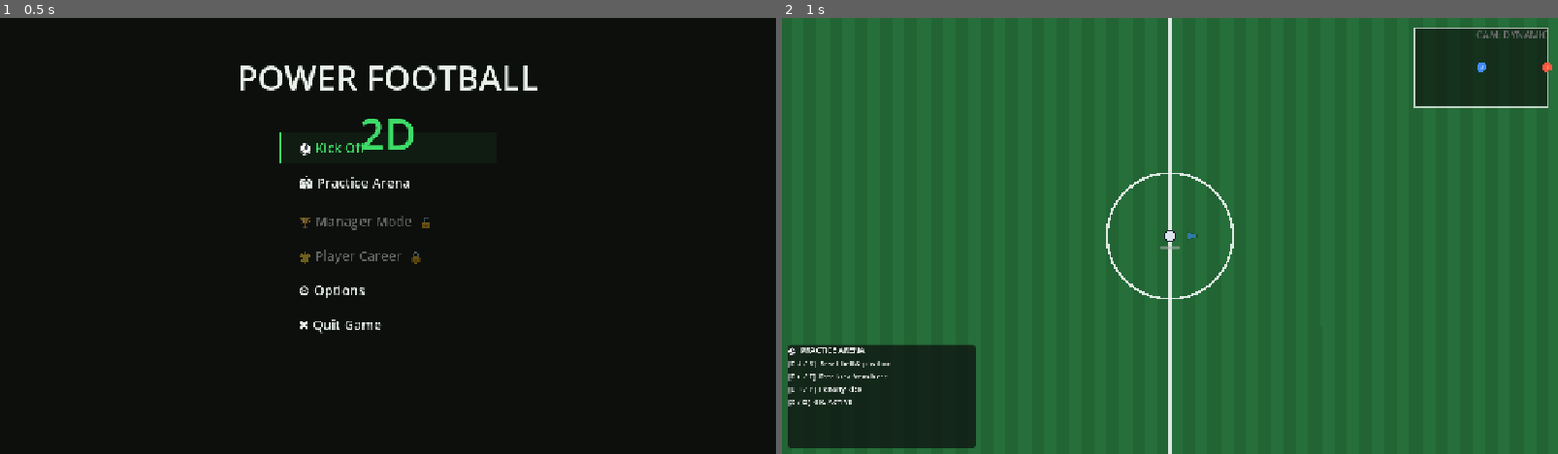
Above: before the commit, frames 1-2 (left to right).
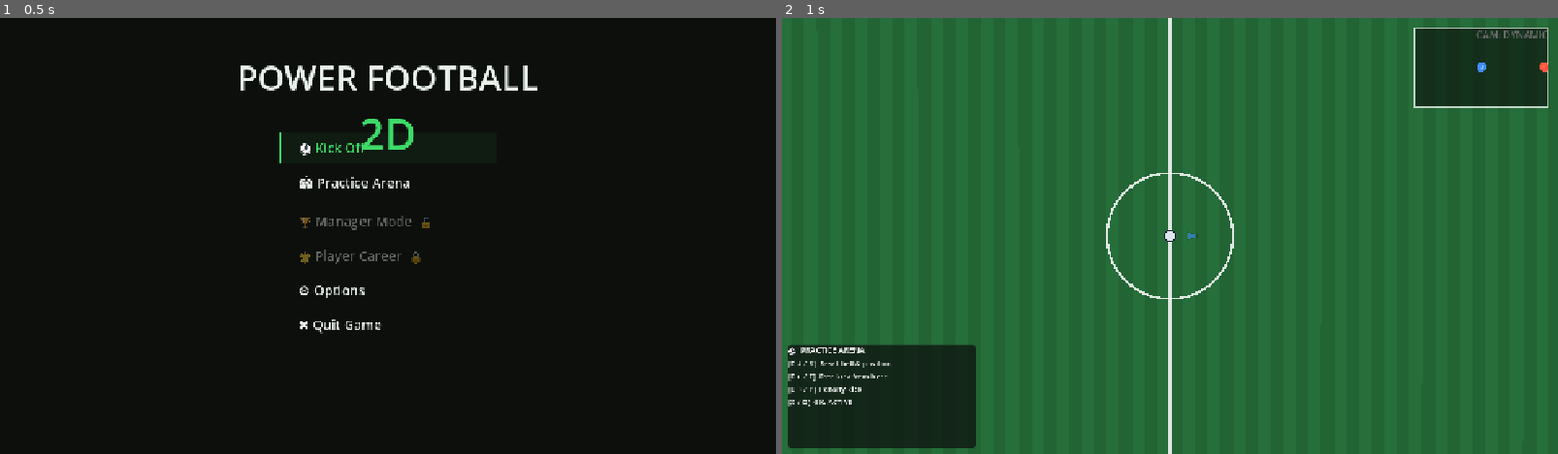
Above: after the commit, the same moments.

Repository: RidgeBridgeStudios/PowerFootball-2D
Game: Godot game, scene res://ui/MainMenu.tscn
Two runs of this game, one before a commit and one after it. Both use one fixed random seed, a clock stepped at 60 frames per second and the inputs below.
Inputs:
- Up to frame 1 (0.5 s): no input
- Up to frame 2 (1 s): click "🏟 Practice Arena" at 0.5 s

Frame 1 is identical in both runs. In frame 2, less than 0.1% of the frame differs, in the area x 48-100%, y 10-54%.
Error after the commit: Parse Error: Invalid operands "PlayerState" and "StringName" for "==" operator. (res://entities/player/PlayerBrain.gd:415)

Commit message:
Overhaul throw-ins and camera bounds

Diff:
--- a/entities/player/PlayerBrain.gd
+++ b/entities/player/PlayerBrain.gd
@@ -411,7 +411,11 @@
 func _physics_process(delta: float) -> void:
 	if player == null or ball == null or player.is_user_controlled:
 		return
-	if not GameManager.is_in_play():
+	var is_throw_in_taker: bool = false
+	if player.state_factory != null and player.state_factory.current_state == &"ThrowIn":
+		is_throw_in_taker = true
+
+	if not GameManager.is_in_play() and not is_throw_in_taker:
 		player.movement_intent = Vector2.ZERO
 		return
 
@@ -614,8 +618,9 @@
 
 	ctx.dist_to_ball = player.global_position.distance_to(ball.global_position) if ball != null else INF
 	ctx.stamina_ratio = player.get_stamina_ratio()
-	ctx.team_has_ball = _team_has_ball()
-	ctx.is_possessor  = ball != null and ball.possessor == player
+	var is_throw_in_taker: bool = player != null and player.state_factory != null and player.state_factory.current_state == &"ThrowIn"
+	ctx.team_has_ball = _team_has_ball() or is_throw_in_taker
+	ctx.is_possessor  = (ball != null and ball.possessor == player) or is_throw_in_taker
 	ctx.sprint_locked = player.sprint_locked
 
 	# Forward direction toward the opponent goal. Team A attacks toward +X.
@@ -808,6 +813,13 @@
 
 	if ctx.pressure > 0.85 and ctx.eff_composure < 0.45:
 		return &"PanicClear"
+
+	var is_throw_in_taker: bool = player != null and player.state_factory != null and player.state_factory.current_state == &"ThrowIn"
+	if is_throw_in_taker:
+		if ctx.open_teammate_exists:
+			return &"Pass"
+		else:
+			return &"FindSpace"
 
 	# --- Utility scoring ---
 	# Hard guards above have already filtered out PanicClear.
@@ -1678,7 +1690,8 @@
 		_blend_timer = maxf(_blend_timer - delta, 0.0)
 
 	# --- Pass execution ---
-	if current_action == &"Pass" and _cached_pass_target != null and is_instance_valid(_cached_pass_target):
+	var is_throw_in_taker: bool = player != null and player.state_factory != null and player.state_factory.current_state == &"ThrowIn"
+	if current_action == &"Pass" and _cached_pass_target != null and is_instance_valid(_cached_pass_target) and not is_throw_in_taker:
 		if player.global_position.distance_to(ball.global_position) < 80.0 and player.get_ball_in_foot_range() != null:
 			var lead_pos: Vector2 = _cached_pass_target.global_position + _cached_pass_target.velocity * 0.3
 			var aim: Vector2 = (lead_pos - ball.global_position).normalized()
--- a/entities/player/states/ThrowInState.gd
+++ b/entities/player/states/ThrowInState.gd
@@ -64,22 +64,28 @@
 	if _released:
 		return MOVE if player.movement_intent.length() > 0.05 else IDLE
 
-	# CPU takers have no button to hold. Wait one beat, then release at half
-	# charge rather than reading Input directly, which would pick up the
-	# human's device instead.
+	# CPU takers use PlayerBrain to find a target.
 	if not player.is_user_controlled:
-		_cpu_timer += delta
-		if _cpu_timer >= CPU_THROW_DELAY:
-			charge_ratio = 0.5
-			_held_time = CHARGE_TIME * charge_ratio
-			_release_throw(player)
-			return MOVE if player.movement_intent.length() > 0.05 else IDLE
+		var brain: Node = player.get_node_or_null("PlayerBrain")
+		if brain != null and brain.get("current_action") == &"Pass":
+			_held = true
+			_held_time += delta
+			charge_ratio = clampf(_held_time / CHARGE_TIME, 0.0, 1.0)
+			if charge_ratio >= 0.5:
+				_release_throw(player)
+				return MOVE if player.movement_intent.length() > 0.05 else IDLE
+		else:
+			_held = false
+			charge_ratio = 0.0
 		return &""
 
 	if wants(player, &"action_kick"):
 		_held = true
 		_held_time += delta
 		charge_ratio = clampf(_held_time / CHARGE_TIME, 0.0, 1.0)
+		if charge_ratio >= 1.0:
+			_release_throw(player)
+			return MOVE if player.movement_intent.length() > 0.05 else IDLE
 	elif _held:
 		_release_throw(player)
 		return MOVE if player.movement_intent.length() > 0.05 else IDLE
@@ -88,8 +94,10 @@
 
 
 func physics_process(player: HeavyPlayerController, delta: float) -> void:
-	# Planted: friction only, same as the charge-kick wind-up.
-	player.apply_kinematic_weight(Vector2.ZERO, delta)
+	# Project the movement vector so the player can ONLY move parallel to the touchline.
+	var intent: Vector2 = player.movement_intent
+	intent.y = 0.0
+	player.apply_kinematic_weight(intent, delta)
 
 
 func _release_throw(player: HeavyPlayerController) -> void:
@@ -113,12 +121,31 @@
 	var aim: Vector2 = Vector2.ZERO
 	if player.is_user_controlled:
 		aim = InputHelper.get_aim_vector()
+	else:
+		var brain: Node = player.get_node_or_null("PlayerBrain")
+		if brain != null and brain.get("_cached_pass_target") != null:
+			var target = brain.get("_cached_pass_target")
+			aim = (target.global_position + target.velocity * 0.3) - player.global_position
 	if aim == Vector2.ZERO:
 		aim = player.facing_direction
 
 	var speed: float = lerpf(MIN_SPEED, MAX_SPEED, charge_ratio)
-	# Flat trajectory is the point of a throw-in — impulse_z stays 0.
-	ball.apply_kick(aim.normalized() * speed, 0.0, player)
+	# Apply 3D impulse so the ball is lobbed into play
+	var z_impulse: float = lerpf(150.0, 350.0, charge_ratio)
+	ball.apply_kick(aim.normalized() * speed, z_impulse, player)
+
+	if not player.is_user_controlled:
+		var brain: Node = player.get_node_or_null("PlayerBrain")
+		if brain != null and brain.get("_cached_pass_target") != null:
+			var target = brain.get("_cached_pass_target")
+			var trust_sys = player.get_trust_system() if player.has_method("get_trust_system") else null
+			if trust_sys != null:
+				trust_sys.register_pass(TrustSystem.player_key(target))
+			var target_brain = target.get_node_or_null("PlayerBrain")
+			if target_brain != null:
+				target_brain.set("_pass_lock_timer", 0.35)
+				target_brain.set("_pass_lock_passer", ball.possessor)
+
 	player.show_action_text("THROW")
 	GameEvents.ball_struck.emit(player, speed, charge_ratio, false)
 	MatchStatsTracker.record_pass_attempt(player, MatchStatsTracker.is_pass_toward_teammate(player, aim))
--- a/pitch/MatchCamera.gd
+++ b/pitch/MatchCamera.gd
@@ -37,6 +37,9 @@
 ## Starting mode. Override in the Inspector or via set_mode() at runtime.
 @export var initial_mode: Mode = Mode.DYNAMIC
 
+## Margin to allow camera to show out of bounds
+@export var out_of_bounds_margin: float = 150.0
+
 ## ── Zoom levels ──────────────────────────────────────────────────────────────
 
 ## Zoom used in BALL_FOLLOW. Higher value = more zoomed in.
@@ -226,11 +229,12 @@
 func _compute_full_field_zoom() -> float:
 	if _pitch_rect.size == Vector2.ZERO:
 		return 0.52
+	var expanded_rect: Rect2 = _pitch_rect.grow(out_of_bounds_margin)
 	var viewport_size: Vector2 = get_viewport().get_visible_rect().size
 	# 10% padding so the touchlines are not flush with the screen edge.
 	var padding: float = 0.90
-	var zoom_x: float = viewport_size.x / _pitch_rect.size.x * padding
-	var zoom_y: float = viewport_size.y / _pitch_rect.size.y * padding
+	var zoom_x: float = viewport_size.x / expanded_rect.size.x * padding
+	var zoom_y: float = viewport_size.y / expanded_rect.size.y * padding
 	# Use the smaller axis so the full pitch always fits.
 	return minf(zoom_x, zoom_y)
 
@@ -240,12 +244,13 @@
 func _clamp_to_pitch(pos: Vector2) -> Vector2:
 	if _pitch_rect.size == Vector2.ZERO:
 		return pos
+	var expanded_rect: Rect2 = _pitch_rect.grow(out_of_bounds_margin)
 	var viewport_size: Vector2 = get_viewport().get_visible_rect().size
 	var half_view: Vector2 = viewport_size * 0.5 / zoom
-	var min_pos: Vector2 = _pitch_rect.position + half_view
-	var max_pos: Vector2 = _pitch_rect.end      - half_view
+	var min_pos: Vector2 = expanded_rect.position + half_view
+	var max_pos: Vector2 = expanded_rect.end      - half_view
 	# If the viewport is wider than the pitch (e.g. a near full-field view),
 	# centre on the pitch on that axis rather than clamping.
-	var clamped_x: float = pos.x if half_view.x >= _pitch_rect.size.x * 0.5 else clampf(pos.x, min_pos.x, max_pos.x)
-	var clamped_y: float = pos.y if half_view.y >= _pitch_rect.size.y * 0.5 else clampf(pos.y, min_pos.y, max_pos.y)
+	var clamped_x: float = pos.x if half_view.x >= expanded_rect.size.x * 0.5 else clampf(pos.x, min_pos.x, max_pos.x)
+	var clamped_y: float = pos.y if half_view.y >= expanded_rect.size.y * 0.5 else clampf(pos.y, min_pos.y, max_pos.y)
 	return Vector2(clamped_x, clamped_y)
--- a/pitch/PitchScene.tscn
+++ b/pitch/PitchScene.tscn
@@ -33,7 +33,7 @@
 z_index = -10
 texture = ExtResource("4_turf")
 region_enabled = true
-region_rect = Rect2(0, 0, 1728, 1024)
+region_rect = Rect2(0, 0, 2400, 1400)
 
 [node name="PitchMarkings" type="Node2D" parent="."]
 z_index = -9
--- a/pitch/SetPieceCoordinator.gd
+++ b/pitch/SetPieceCoordinator.gd
@@ -144,12 +144,12 @@
 	var team: int = _opposing_team_of(last_toucher)
 	var rect: Rect2 = _boundary.get_pitch_rect()
 	var clamped_x: float = clampf(exit_pos.x, rect.position.x, rect.position.x + rect.size.x)
-	# A hair inside the line rather than exactly on it, so the placed ball does
-	# not sit inside the touchline sensor and immediately retrigger it.
+	# A hair outside the line rather than inside it, so the taker stands
+	# completely outside the pitch line.
 	var touchline_y: float = (
-		rect.position.y + THROW_IN_INSET
+		rect.position.y - THROW_IN_INSET
 		if exit_pos.y < _boundary.get_centre_spot().y
-		else rect.position.y + rect.size.y - THROW_IN_INSET
+		else rect.position.y + rect.size.y + THROW_IN_INSET
 	)
 	var position: Vector2 = Vector2(clamped_x, touchline_y)
 
